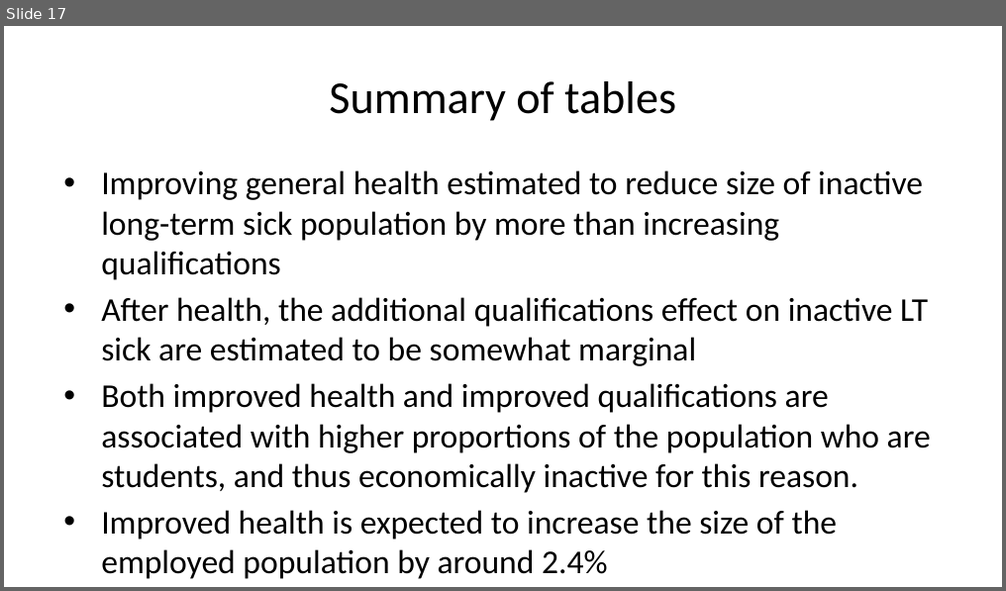
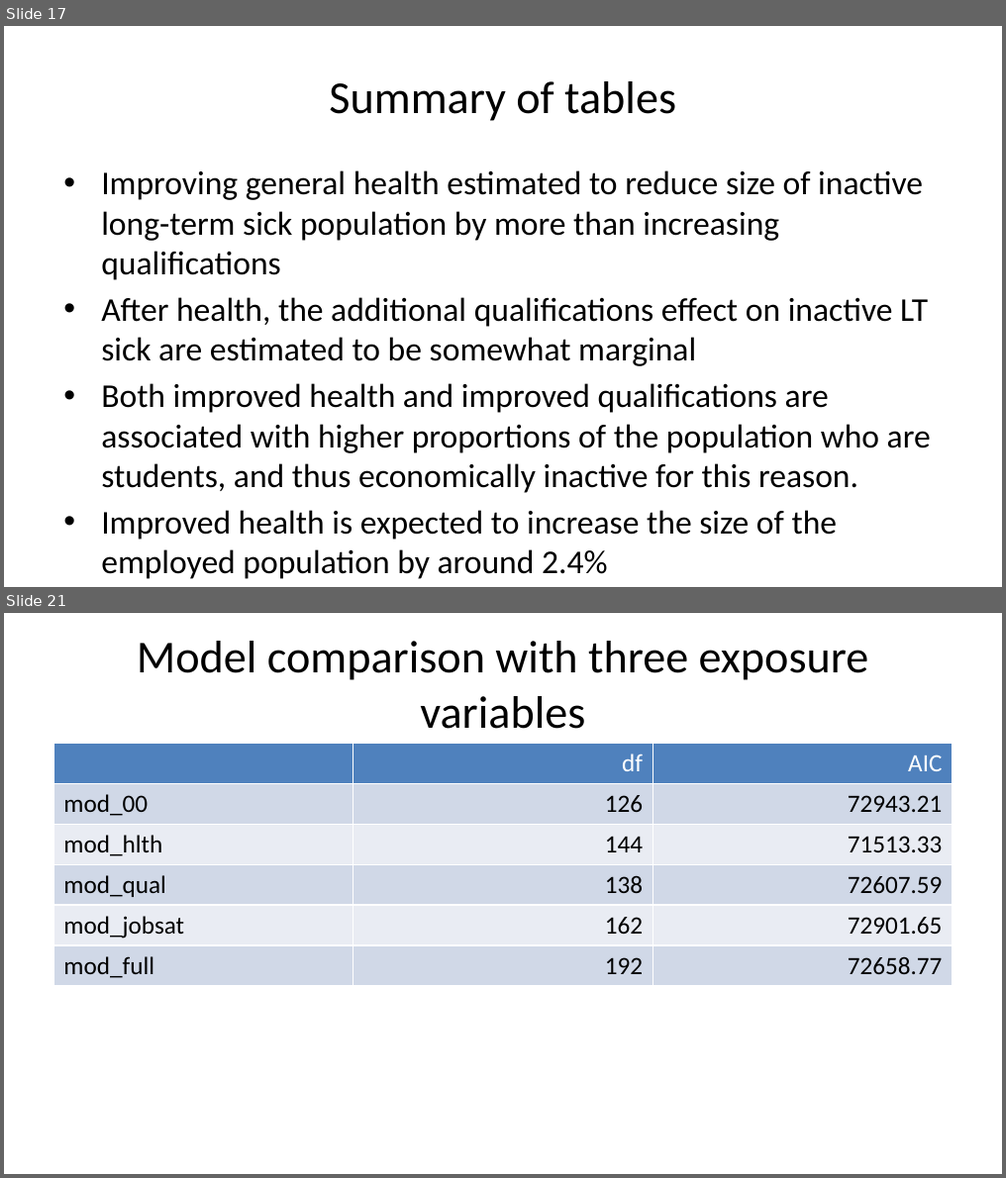
Before and after one commit to CatherineFoster/EconomicInactivity2, a slide deck: notebooks/21_summary_presentation.pptx. Shown one above the other, each under a label of ours: slide 17 before the commit, slides 17 and 21 after it; the slides between them are not shown. The pictures are 1006x591 and 1006x1178 pixels, drawn with LibreOffice and Linux fonts; fonts in the diff are those of the drawing. Boxes give left, top, right and bottom in pixels: in the first picture for what was removed or moved away, otherwise in the second. Text is boxed around its words. In the diff, an @@ line names an element or a change of style, - is before the commit and + after.

Commit message:
add three way comparison"

```diff
--- a/notebooks/21_summary_presentation.pptx
+++ b/notebooks/21_summary_presentation.pptx
@@ slide 21 added at [4, 613, 1002, 1174], background #FFFFFF @@
@@ title added at [137, 641, 869, 729], 33 pt, text #000000 @@
+Model comparison with three exposure variables
@@ table added at [54, 744, 952, 1114], 6 rows, 3 columns @@
+ | df | AIC
+mod_00 | 126 | 72943.21
+mod_hlth | 144 | 71513.33
+mod_qual | 138 | 72607.59
+mod_jobsat | 162 | 72901.65
+mod_full | 192 | 72658.77
```
Also in this commit, not shown: 8 other slides added, 1 other file.
